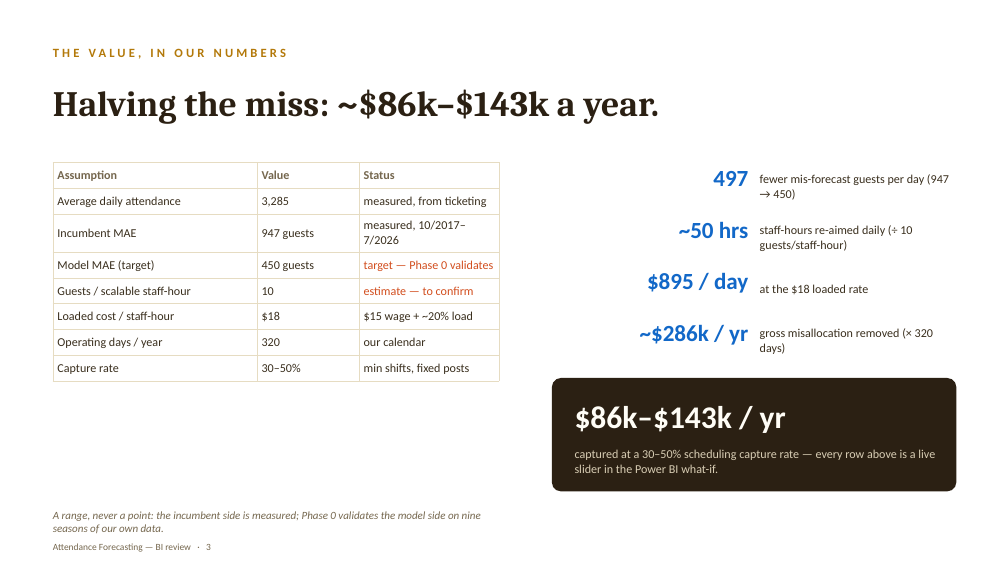
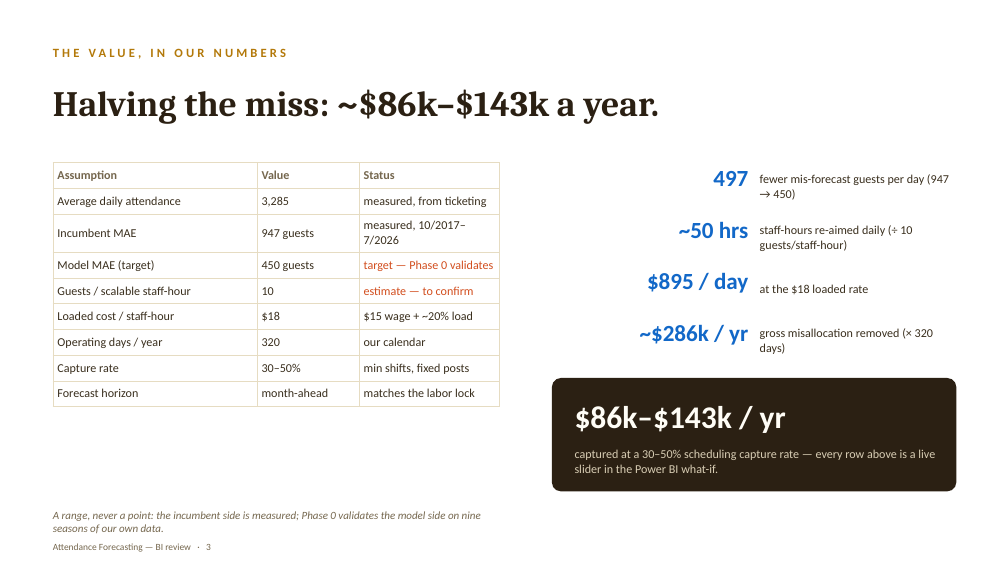
Before and after one commit to lmansf/Attendance-Projections, a slide deck: slide 3 of docs/deck/attendance-forecast-roi.pptx. Drawn at 1008x567 pixels with LibreOffice and Linux fonts; fonts in the diff are those of the drawing. Boxes give left, top, right and bottom in pixels: in the first picture for what was removed or moved away, otherwise in the second. Text is boxed around its words. In the diff, an @@ line names an element or a change of style, - is before the commit and + after.

```diff
--- a/docs/deck/attendance-forecast-roi.pptx
+++ b/docs/deck/attendance-forecast-roi.pptx
@@ table at [53, 163, 499, 401] @@
+row 9: Forecast horizon | month-ahead | matches the labor lock
```
Also in this commit, not shown: 5 other slides changed, 11 other files.
